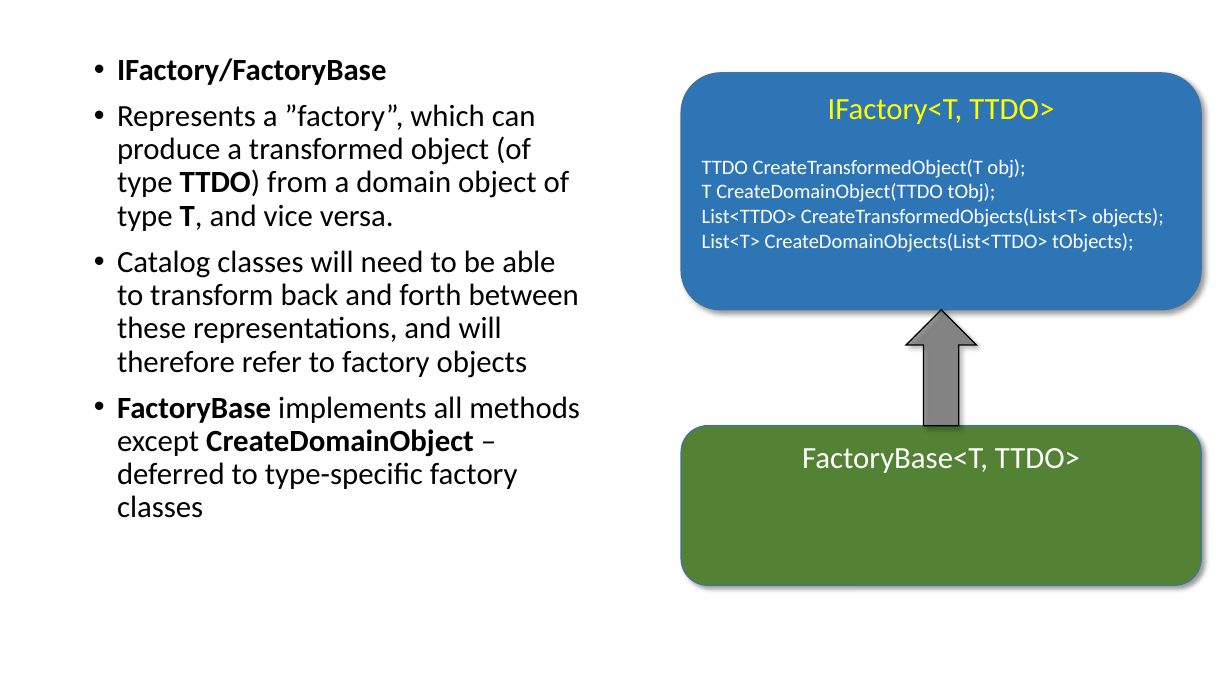
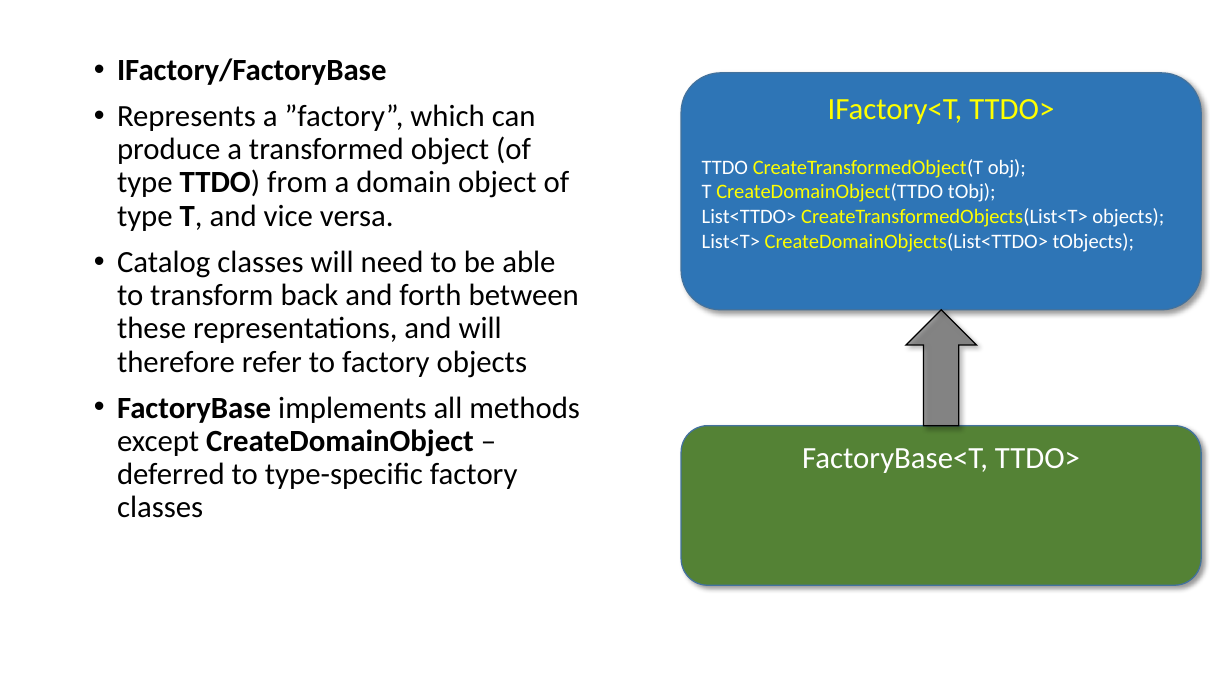
Before and after one commit to perl-easj/Teaching-materials, a slide deck: slide 22 of CSharpProgramming/Presentations/MVVMStarter Class Library.pptx (slide 12 before the commit). Drawn at 1232x693 pixels with LibreOffice and Linux fonts; fonts in the diff are those of the drawing. Boxes give left, top, right and bottom in pixels: in the first picture for what was removed or moved away, otherwise in the second. Text is boxed around its words. In the diff, an @@ line names an element or a change of style, - is before the commit and + after.

```diff
--- a/CSharpProgramming/Presentations/MVVMStarter Class Library.pptx
+++ b/CSharpProgramming/Presentations/MVVMStarter Class Library.pptx
@@ text in rounded rectangle at bbox=[702, 159, 1164, 252]: text colour #FFFFFF to #FFFF00 in "CreateTransformedObject(T", "CreateDomainObject(TTDO", "CreateTransformedObjects(List<T>", "CreateDomainObjects(List<TTDO>" @@
```
Also in this commit, not shown: 2 other slides changed, 11 slides added, 2 other files.
